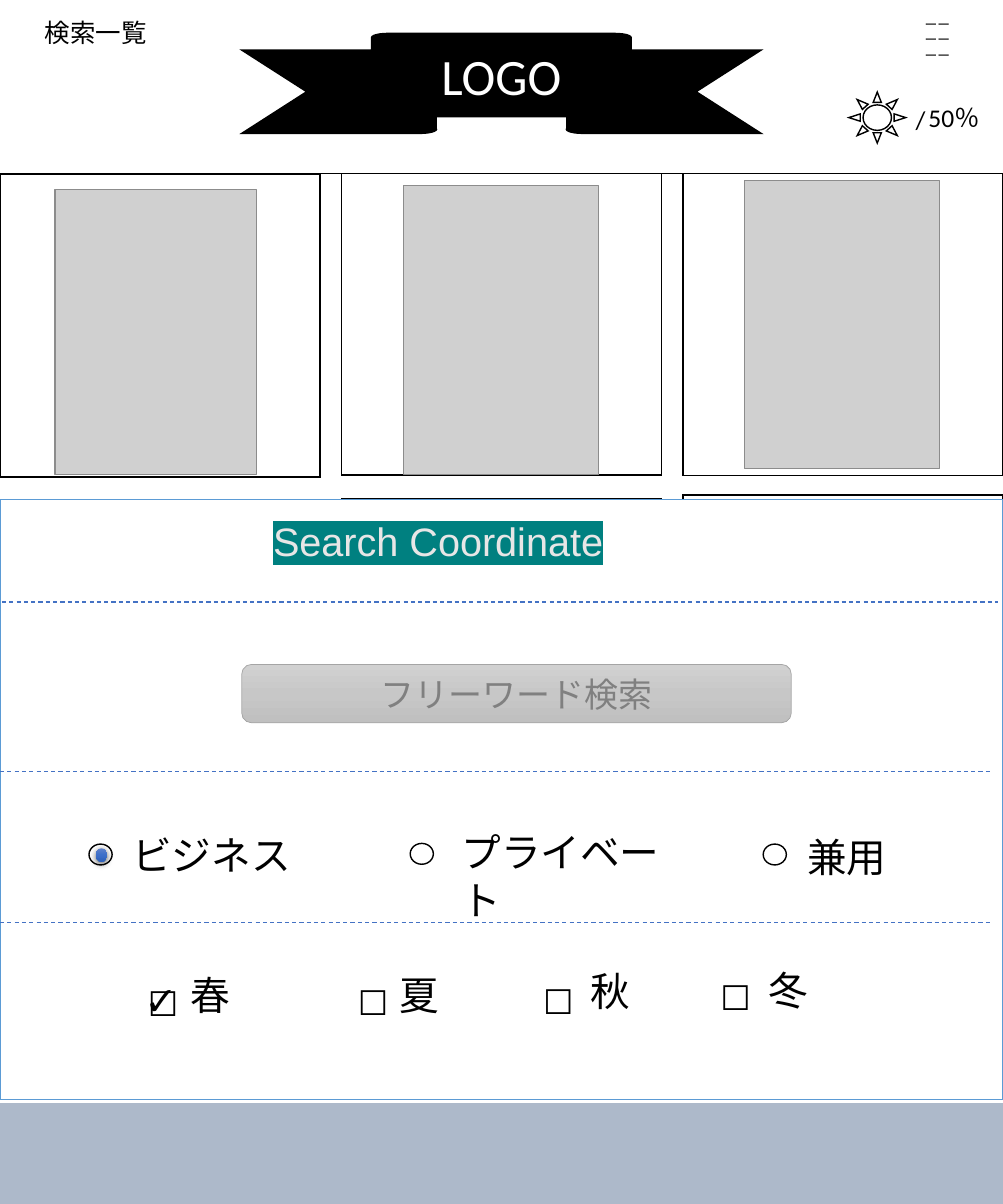
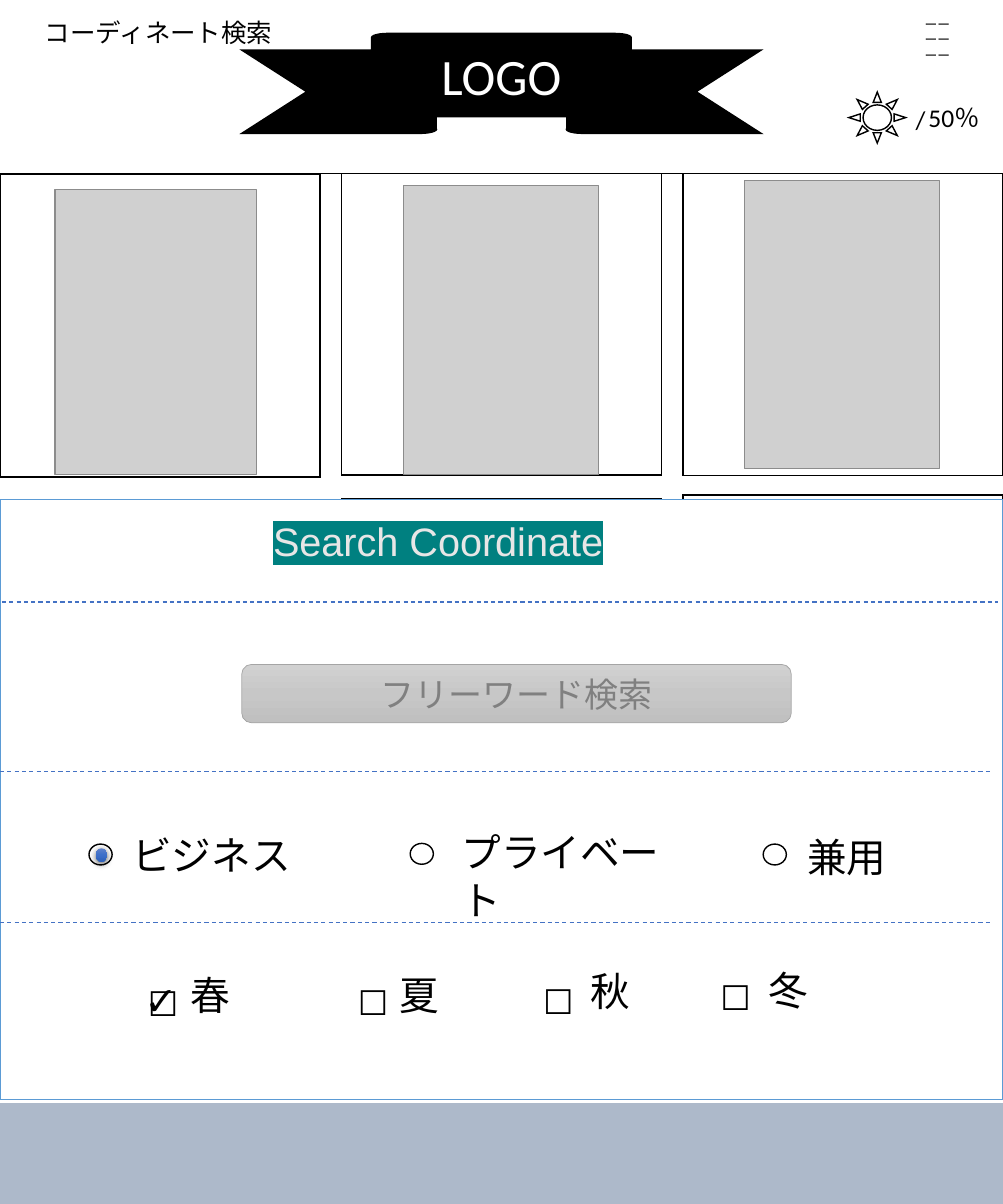
Before and after one commit to dojo2022/E-4, a slide deck: slide 5 of doc/デザイン.pptx. Drawn at 1003x1204 pixels with LibreOffice and Linux fonts; fonts in the diff are those of the drawing; grey boxes stand for pictures. Boxes give left, top, right and bottom in pixels: in the first picture for what was removed or moved away, otherwise in the second. Text is boxed around its words. In the diff, an @@ line names an element or a change of style, - is before the commit and + after.

```diff
--- a/doc/デザイン.pptx
+++ b/doc/デザイン.pptx
@@ text at [45,20,272,44]: text changed @@
-検索一覧
+コーディネート検索
```
Also in this commit, not shown: 1 other slide changed.
